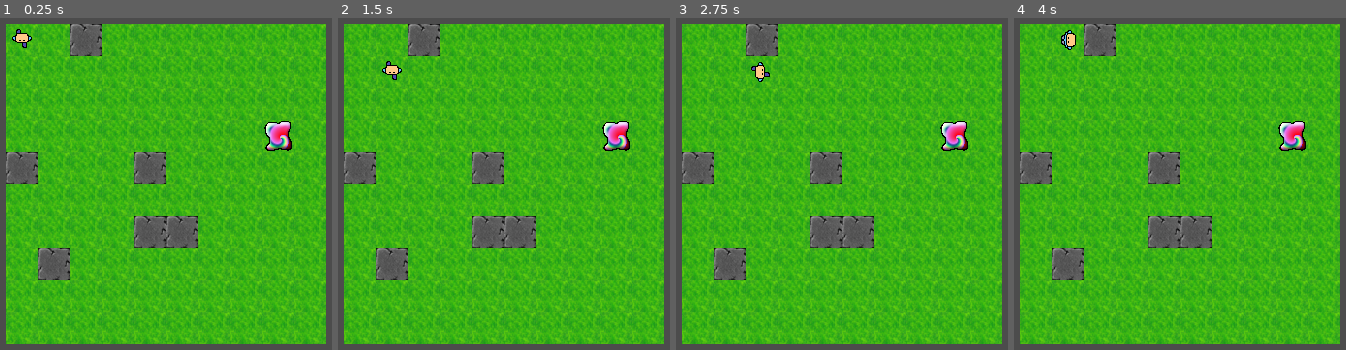
Above: before the commit, frames 1-4 (left to right).
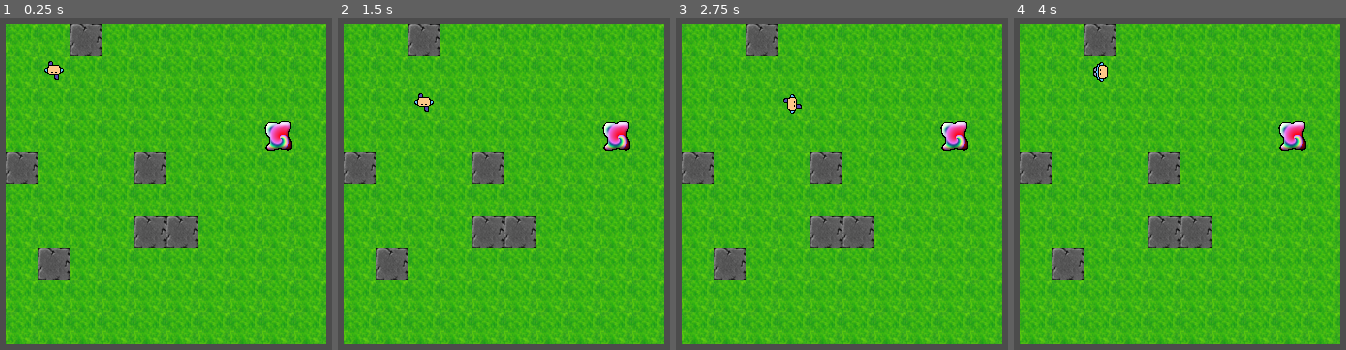
Above: after the commit, the same moments.

Repository: JulianNymark/godot-escape
Game: Godot game, scene res://world.tscn
The game is run twice, just before and just after one commit, with the same random seed, the same clock (stepped at 60 frames per second) and the same inputs.
Inputs:
- Up to frame 1 (0.25 s): no input
- Up to frame 2 (1.5 s): tap Enter at 0.5 s; hold Right (ui_right) 0.53-1.28 s; hold Down (ui_down) from 1.28 s (still down)
- Up to frame 3 (2.75 s): tap Space at 2 s; release Down (ui_down) at 2.03 s; hold Right (ui_right) from 2.03 s (still down)
- Up to frame 4 (4 s): release Right (ui_right) at 2.78 s; hold Up (ui_up) 2.78-3.53 s; hold Left (ui_left) from 3.53 s (still down)

The runs differ from the first frame. In frame 1, 0.4% of the frame differs, in the area x 3-20%, y 3-19%; in frame 2, 0.4%; in frame 3, 0.4%; in frame 4, 0.4%, in the area x 14-29%, y 3-20%.

Commit message:
controller hierarchy + movement + collision

Diff:
--- /dev/null
+++ b/GameManager.gd
@@ -0,0 +1,18 @@
+extends Node
+
+const CONSTANTS = preload("constants.gd")
+
+onready var Map = $World/Map
+onready var MoveController = $MoveController
+onready var FightingController = $FightingController
+onready var Player = $World/Creatures/Player
+
+# Called when the node enters the scene tree for the first time.
+func _ready():
+	Player.idx = CONSTANTS.PLAYER_START_IDX
+
+func _process(delta):
+	var playerVelocity = Player.InputHandler()
+
+	if playerVelocity.length() != 0: # GAME TICK
+		MoveController.move(Map, Player, playerVelocity)
--- a/Map.gd
+++ b/Map.gd
@@ -48,3 +48,15 @@
 				node = NoTexture.instance()
 			node.position = Vector2(x, y) * CONSTANTS.GRID_SIZE
 			self.add_child(node)
+
+func isImpassable(terrainString) -> bool:
+	if terrainString == "Rock":
+		return true
+	return false
+
+func isOutOfBounds(idx: Vector2) -> bool:
+	if idx.x < 0 or idx.x >= self.DIM.x:
+		return true
+	if idx.y < 0 or idx.y >= self.DIM.y:
+		return true
+	return false
--- /dev/null
+++ b/MoveController.gd
@@ -0,0 +1,17 @@
+extends Node
+
+const CONSTANTS = preload("constants.gd")
+
+# direction must be an _index_ vector containing only 0 or 1
+func move(map, movable, direction: Vector2):
+	var currIdx = movable.idx
+	var nextIdx = movable.idx + direction
+
+	if map.isOutOfBounds(nextIdx):
+		return
+
+	if (map.isImpassable(map.mapData[nextIdx.y][nextIdx.x])):
+		return
+
+	movable.idx = nextIdx
+	movable.position = movable.idx * CONSTANTS.GRID_SIZE # render
--- a/Controller.gd
+++ b/Player.gd
@@ -1,20 +1,31 @@
 extends Node2D
 
 enum Cardinals {N, S, E, W}
-
-const CONSTANTS = preload("constants.gd")
 
 const SPEED = 100
 
 var animationPlayer = null
 var facing = Cardinals.S
-var velocity = Vector2(0, 0)
-var idx = Vector2(0, 0)
+var velocity = null
+var idx = null
 
 func _ready():
 	animationPlayer = $AnimationPlayer
 
 func _process(delta):
+	handleAnimation(self.facing)
+
+func handleAnimation(direction):
+	if (direction == Cardinals.E):
+		animationPlayer.play("WalkEast");
+	elif (direction == Cardinals.W):
+		animationPlayer.play("WalkWest");
+	elif (direction == Cardinals.S):
+		animationPlayer.play("WalkSouth");
+	elif (direction == Cardinals.N):
+		animationPlayer.play("WalkNorth");
+
+func InputHandler() -> Vector2:
 	velocity = Vector2(0, 0)
 	if (Input.is_action_just_pressed("ui_up")):
 		facing = Cardinals.N
@@ -29,17 +40,4 @@
 		facing = Cardinals.E
 		velocity = Vector2(1, 0)
 
-	handleAnimation(facing)
-
-	idx += velocity
-	self.position = idx * CONSTANTS.GRID_SIZE
-
-func handleAnimation(direction):
-	if (direction == Cardinals.E):
-		animationPlayer.play("WalkEast");
-	elif (direction == Cardinals.W):
-		animationPlayer.play("WalkWest");
-	elif (direction == Cardinals.S):
-		animationPlayer.play("WalkSouth");
-	elif (direction == Cardinals.N):
-		animationPlayer.play("WalkNorth");
+	return velocity
--- a/constants.gd
+++ b/constants.gd
@@ -1,3 +1,4 @@
 extends Node
 
 const GRID_SIZE = 32
+const PLAYER_START_IDX = Vector2(1, 1)
--- a/creatures/Player.tscn
+++ b/creatures/Player.tscn
@@ -1,7 +1,8 @@
 [gd_scene load_steps=7 format=2]
 
-[ext_resource path="res://Controller.gd" type="Script" id=1]
+[ext_resource path="res://Player.gd" type="Script" id=1]
 [ext_resource path="res://sprites/creatures/player_composite.png" type="Texture" id=2]
+
 
 [sub_resource type="Animation" id=1]
 resource_name = "WalkEast"
--- a/world.tscn
+++ b/world.tscn
@@ -1,19 +1,29 @@
-[gd_scene load_steps=4 format=2]
+[gd_scene load_steps=6 format=2]
 
 [ext_resource path="res://creatures/loaf.tscn" type="PackedScene" id=1]
 [ext_resource path="res://creatures/Player.tscn" type="PackedScene" id=2]
+[ext_resource path="res://GameManager.gd" type="Script" id=3]
 [ext_resource path="res://Map.gd" type="Script" id=4]
+[ext_resource path="res://MoveController.gd" type="Script" id=5]
 
-[node name="World" type="Node2D"]
+[node name="GameManager" type="Node"]
+script = ExtResource( 3 )
+
+[node name="MoveController" type="Node" parent="."]
+script = ExtResource( 5 )
+
+[node name="FightingController" type="Node" parent="."]
+
+[node name="World" type="Node2D" parent="."]
 position = Vector2( 32, 32 )
 
-[node name="Map" type="YSort" parent="."]
+[node name="Map" type="YSort" parent="World"]
 script = ExtResource( 4 )
 
-[node name="Creatures" type="YSort" parent="."]
+[node name="Creatures" type="YSort" parent="World"]
 
-[node name="loaf" parent="Creatures" instance=ExtResource( 1 )]
+[node name="loaf" parent="World/Creatures" instance=ExtResource( 1 )]
 position = Vector2( 256, 96 )
 
-[node name="Player" parent="Creatures" instance=ExtResource( 2 )]
+[node name="Player" parent="World/Creatures" instance=ExtResource( 2 )]
 position = Vector2( 32, 32 )
